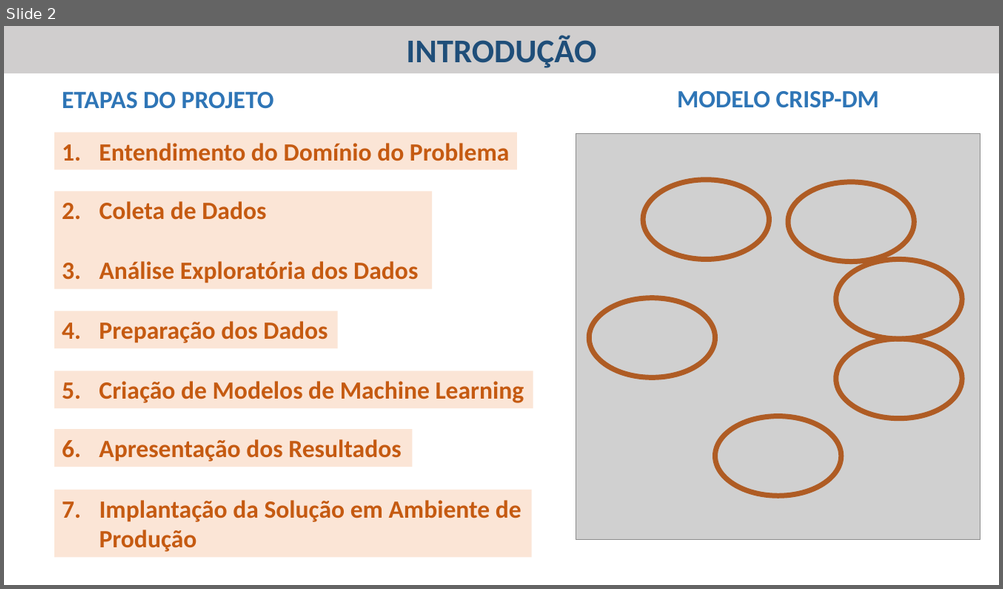
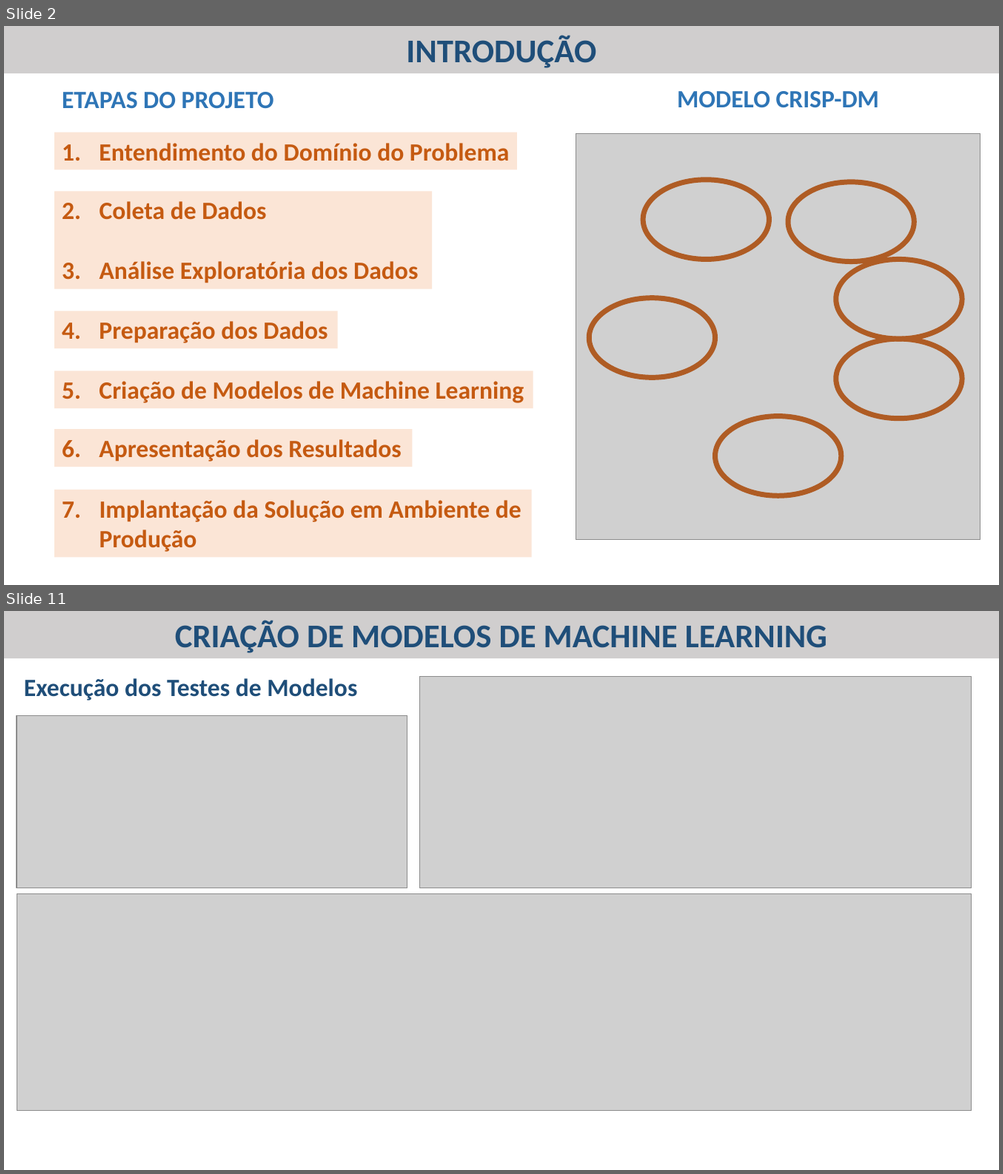
Before and after one commit to salomaofreitasjr/TCC_PUC_MINAS_POS_CIENCIA_DE_DADOS_2023, a slide deck: TCC - Apresentação.pptx. Shown one above the other, each under a label of ours: slide 2 before the commit, slides 2 and 11 after it; the slides between them are not shown. The pictures are 1003x589 and 1003x1174 pixels, drawn with LibreOffice and Linux fonts; fonts in the diff are those of the drawing; grey boxes stand for pictures. Boxes give left, top, right and bottom in pixels: in the first picture for what was removed or moved away, otherwise in the second. Text is boxed around its words. In the diff, an @@ line names an element or a change of style, - is before the commit and + after.

```diff
--- a/TCC - Apresentação.pptx
+++ b/TCC - Apresentação.pptx
@@ slide 11 added at <box>4,611,999,1170</box>, background #FFFFFF @@
@@ rectangle added at <box>4,611,999,659</box>, fill #D0CECE, 32 pt, text #1F4E79, bold @@
+CRIAÇÃO DE MODELOS DE MACHINE LEARNING
@@ picture added at <box>420,677,971,889</box> @@
@@ text added at <box>24,678,357,701</box>, 24 pt, text #1F4E79, bold @@
+Execução dos Testes de Modelos
@@ picture added at <box>17,715,407,889</box> @@
@@ picture added at <box>17,894,971,1111</box> @@
```
Also in this commit, not shown: 1 slide changed, 9 other slides added, 22 other files.
